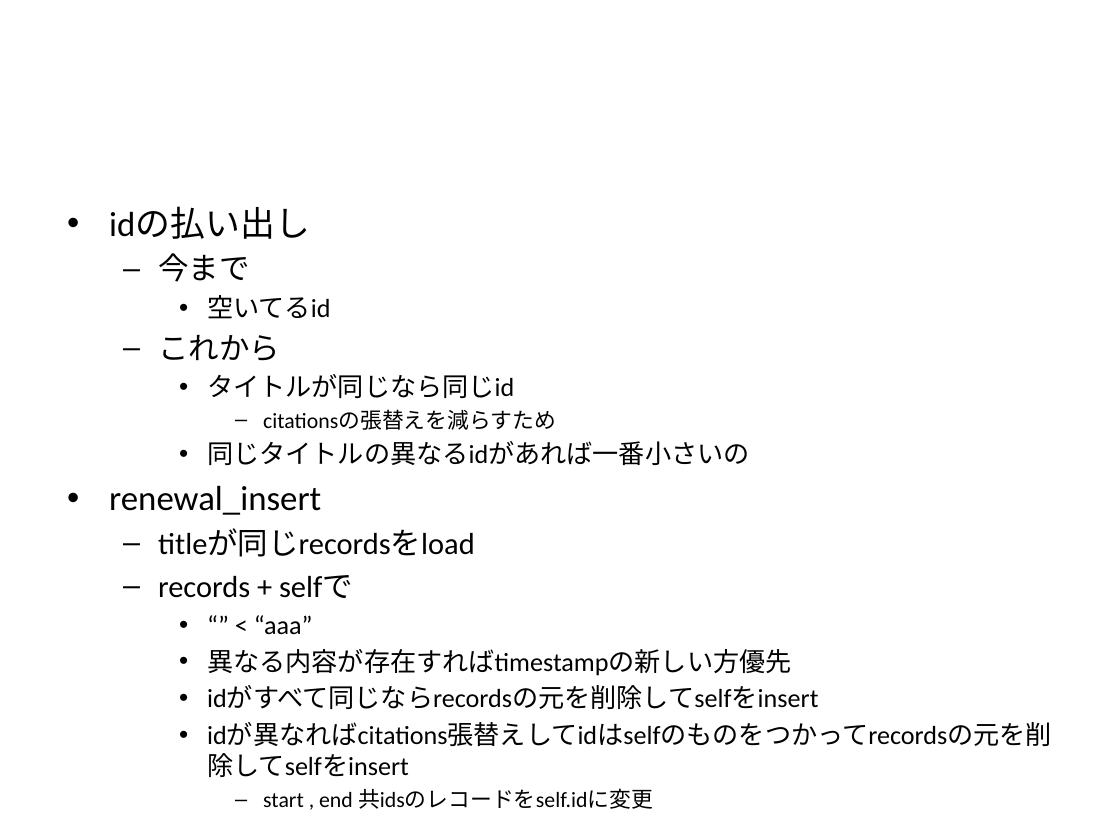
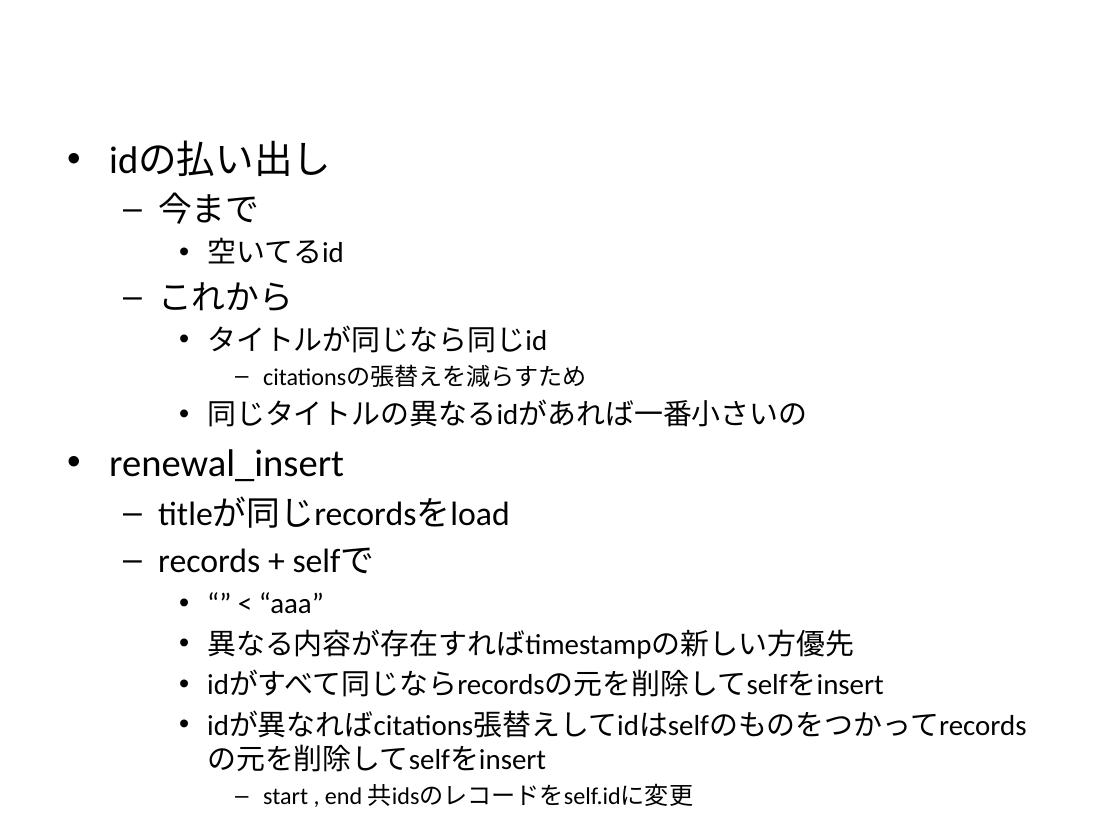
Before and after one commit to tilmitt11191/paper_graph, a slide deck: slide 5 of no_logo.pptx. Drawn at 1120x840 pixels with LibreOffice and Linux fonts; fonts in the diff are those of the drawing. Boxes give left, top, right and bottom in pixels: in the first picture for what was removed or moved away, otherwise in the second. Text is boxed around its words. In the diff, an @@ line names an element or a change of style, - is before the commit and + after.

Commit message:
db renewal_insert

```diff
--- a/no_logo.pptx
+++ b/no_logo.pptx
@@ text "idの払い出し": place and size @@
-text "idの払い出し" at [109,207,818,709]
+text "idの払い出し" at [109,140,884,697]
@@ text "idの払い出し" at [109,140,884,697]: size 22.4 to 24.8 pt in "idの払い出し", "renewal_insert"; size 19.6 to 21.7 pt in "今まで", "これから", "titleが同じrecordsをload", "records + selfで"; size 16.8 to 18.6 pt in "空いてるid", "タイトルが同じなら同じid", "同じタイトルの異なるidがあれば一番小さいの", "“” < “aaa”" and 3 more places; size 14 to 15.5 pt in "citationsの張替えを減らすため", "start , end 共idsのレコードをself.idに変更" @@
```
Also in this commit, not shown: 1 slide added, 13 other files.
